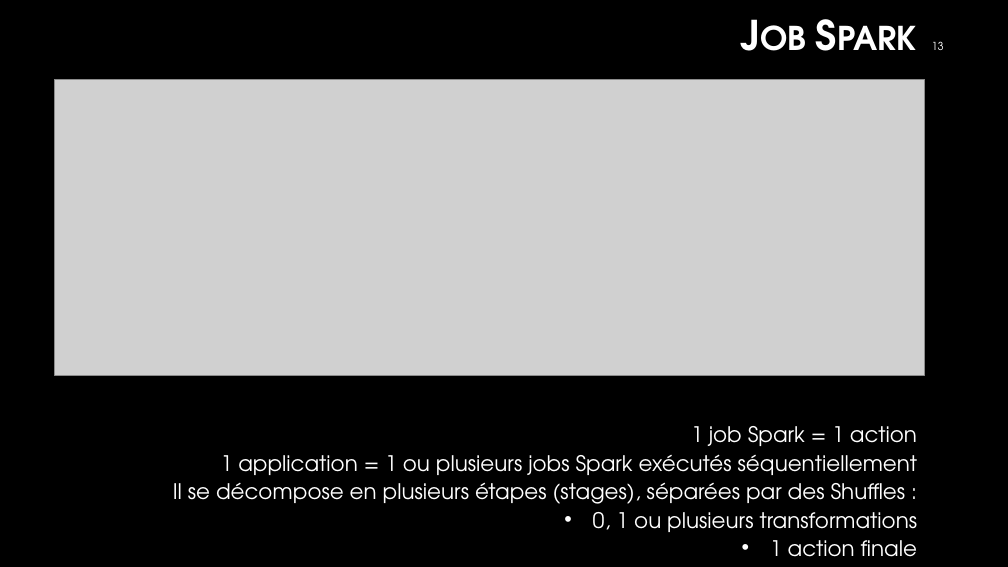
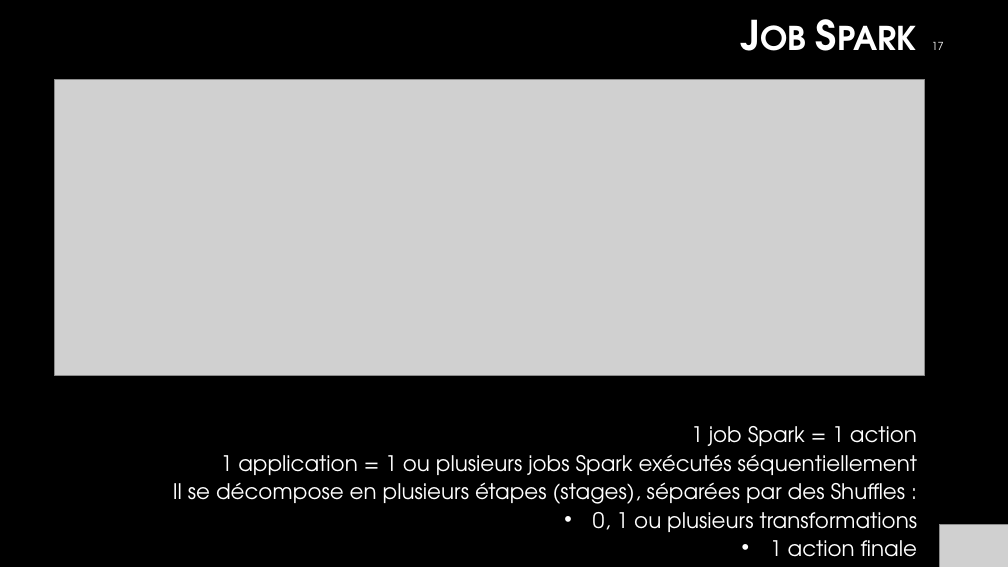
Before and after one commit to christophelebrun/OC_parcours_Data_Scientist_P8, a slide deck: slide 17 of projet8.pptx (slide 13 before the commit). Drawn at 1008x567 pixels with LibreOffice and Linux fonts; fonts in the diff are those of the drawing; grey boxes stand for pictures; background and template pictures are left out. Boxes give left, top, right and bottom in pixels: in the first picture for what was removed or moved away, otherwise in the second. Text is boxed around its words. In the diff, an @@ line names an element or a change of style, - is before the commit and + after.

```diff
--- a/projet8.pptx
+++ b/projet8.pptx
@@ page number at bbox=[932, 42, 944, 50]: text changed @@
-13
+17
@@ picture added at bbox=[939, 524, 1008, 567] @@
```
Also in this commit, not shown: 19 other slides changed, 12 slides added, 2 slides removed, 4 other files.
